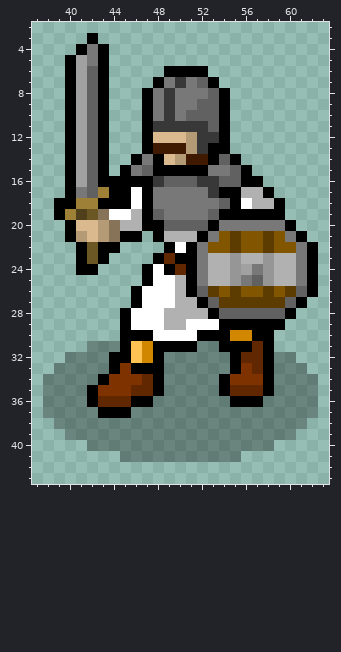
File history of a pixel-art sprite, Images/TileSets/HexaRealm/Units/Swordsman.png. That is the earlier state.
The file is 64x56 pixels. Colours within 5 levels of each other are drawn and written as one. Shown: x 37..63, y 2..43.
The result:
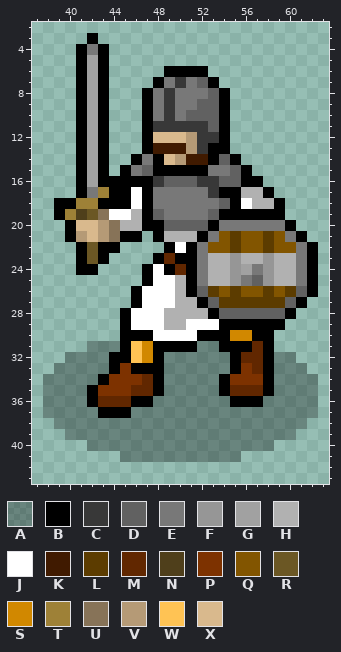
Palette (. is transparent): A #0000004d  B #000000  C #383838  D #616161  E #787878  F #969696  G #a1a1a1  H #b1b1b1  J #ffffff  K #401a00  L #5c3c00  M #612700  N #4f3f1b  P #7d3200  Q #825500  R #6b5724  S #d18800  T #9e8137  U #877358  V #b59a76  W #ffc354  X #d9b98d
What changed:
@@ x 38..44 @@
  4 ...BEB.
- 5 ..BGEB.
- 6 ..BGDB.
- 7 ..BGDB.
- 8 ..BGDB.
- 9 ..BGDB.
-10 ..BGDB.
-11 ..BGDB.
-12 ..BGDB.
-13 ..BGDB.
-14 ..BGDB.
-15 ..BGDB.
-16 ..BGDBB
-17 ..BEDTB
+ 5 ...BGB.
+ 6 ...BGB.
+ 7 ...BGB.
+ 8 ...BGB.
+ 9 ...BGB.
+10 ...BGB.
+11 ...BGB.
+12 ...BGB.
+13 ...BGB.
+14 ...BGB.
+15 ...BGB.
+16 ...BGBB
+17 ...BETB
 18 .BBTTBB
